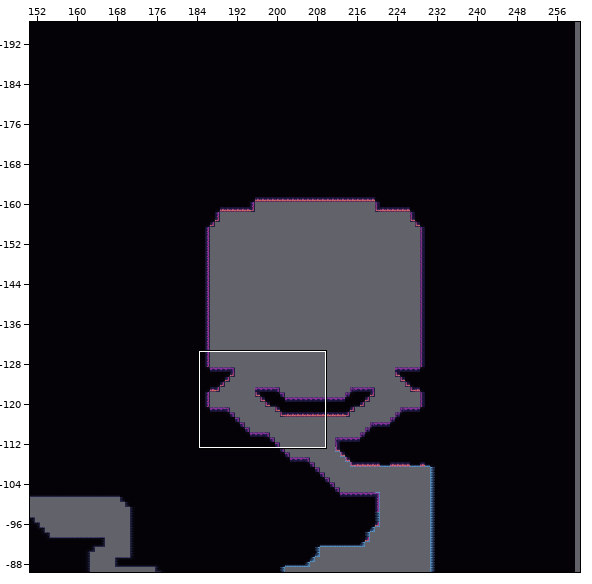
An edit to a level. Tiled map, UnityProject/CaseFileDream/Assets/CaseFileDream/TileSets/Tiled/TutorialLevel/TutorialAreaTileMap.tmx. The picture above shows the old version from afar; the outline marks the close-up.
Close-up. Earlier state:
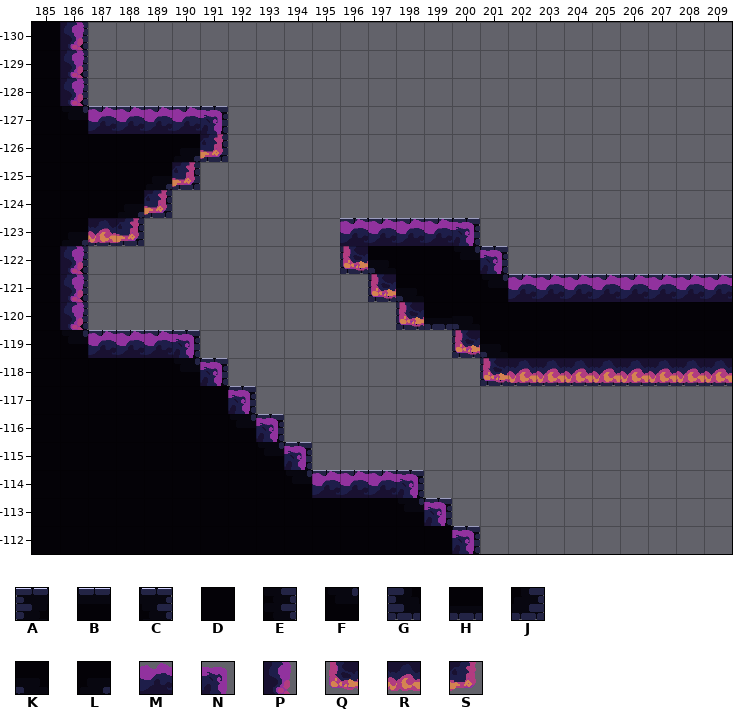
Cells are 32x32 px. Shown: x 185..209, y -130..-112. The commit also changed other parts of the map, which this record leaves out. Layer "DarkBrickTerrainVer2" is drawn -32,0 px off the grid.
Key: from "DarkBrickTerrain": A 0, B 1, C 3, D 9, E 11, F 14, G 16, H 17, J 19, K 21, L 22; from "Terrain": M 9, N 10, P 17, Q 22, R 23, S 24.
_ is an empty cell.
Layers that did not change in this view are not listed.
Layer "DarkBrickTerrainVer2" before, first column x 185:
-130 DDE______________________
-129 DDE______________________
-128 DDE______________________
-127 DDFBBBBC_________________
-126 DDDDDDLJ_________________
-125 DDDDDLJ__________________
-124 DDDDLJ___________________
-123 DDLHJ_______ABBBC________
-122 DDE_________GKDDFC_______
-121 DDE__________GKDDFBBBBBBB
-120 DDE___________GHKDDDDDDDD
-119 DDFBBBC_________GKDDDDDDD
-118 DDDDDDFC_________GHHHHHHH
-117 DDDDDDDDC________________
-116 DDDDDDDDFC_______________
-115 DDDDDDDDDFC______________
-114 DDDDDDDDDDFBBBC__________
-113 DDDDDDDDDDDDDDFC_________
-112 DDDDDDDDDDDDDDDDC________
Layer "Moss" before, first column x 185:
-130 _P_______________________
-129 _P_______________________
-128 _P_______________________
-127 __MMMMN__________________
-126 ______S__________________
-125 _____S___________________
-124 ____S____________________
-123 __RS_______MMMMN_________
-122 _P_________Q____N________
-121 _P__________Q____MMMMMMMM
-120 _P___________Q___________
-119 __MMMN_________Q_________
-118 ______N_________QRRRRRRRR
-117 _______N_________________
-116 ________N________________
-115 _________N_______________
-114 __________MMMN___________
-113 ______________N__________
-112 _______________N_________
Now the later version:
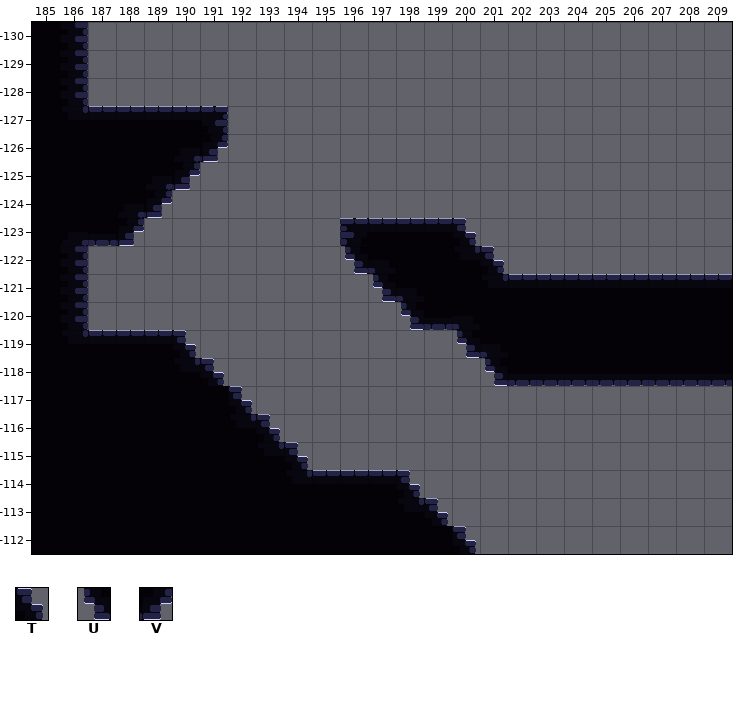
Further tiles: from "DarkBrickTerrain": T 39, U 52, V 55.
Diff:
Changed rows in their new state; . is an unchanged cell.
Layer "DarkBrickTerrainVer2":
first column x 189:
-126 ...V..........
-125 ..V...........
-124 .V............
-123 V...........T.
-122 ........U....T
-121 .........U....
-120 ..........U...
-119 ..T.........U.
-118 ...T.........U
-117 ....T.........
-116 .....T........
-115 ......T.......
-114 ..........T...
-113 ...........T..
-112 ............T.
Layer "Moss" (now hidden):
first column x 186:
-130 _.......................
-129 _.......................
-128 _.......................
-127 ._____..................
-126 ....._..................
-125 ...._...................
-124 ..._....................
-123 .__......._____.........
-122 _........._...._........
-121 _.........._....________
-120 _..........._...........
-119 .____........._.........
-118 ....._........._________
-117 ......_.................
-116 ......._................
-115 ........_...............
-114 .........____...........
-113 ............._..........
-112 .............._.........
Boxes around the changes in both close-ups, in picture pixels (x1, y1, x2, y2):
changed: (60, 22, 732, 554)
